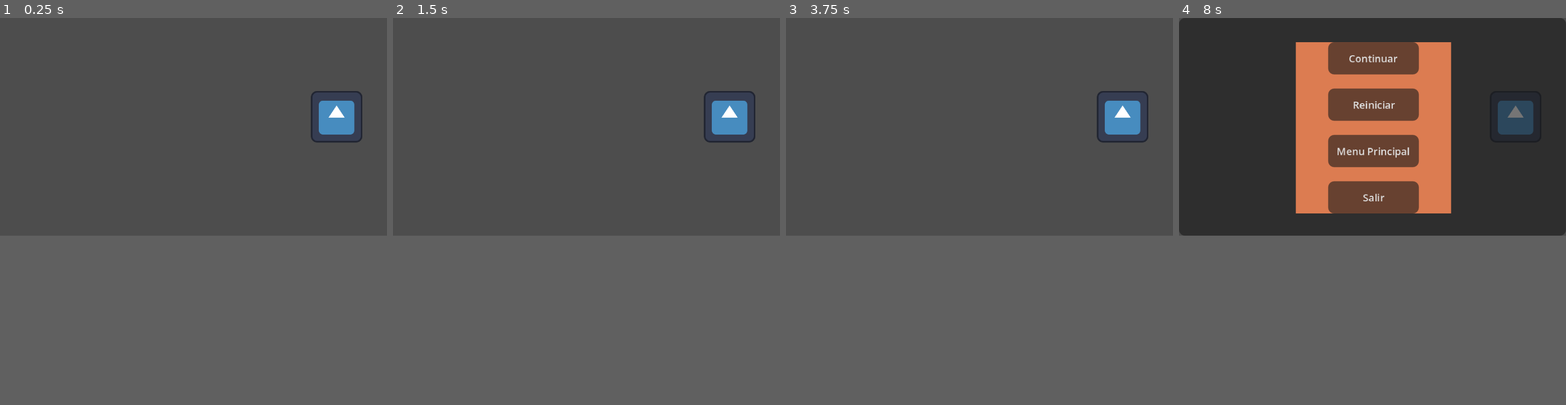
Above: before the commit, frames 1-4 (left to right).
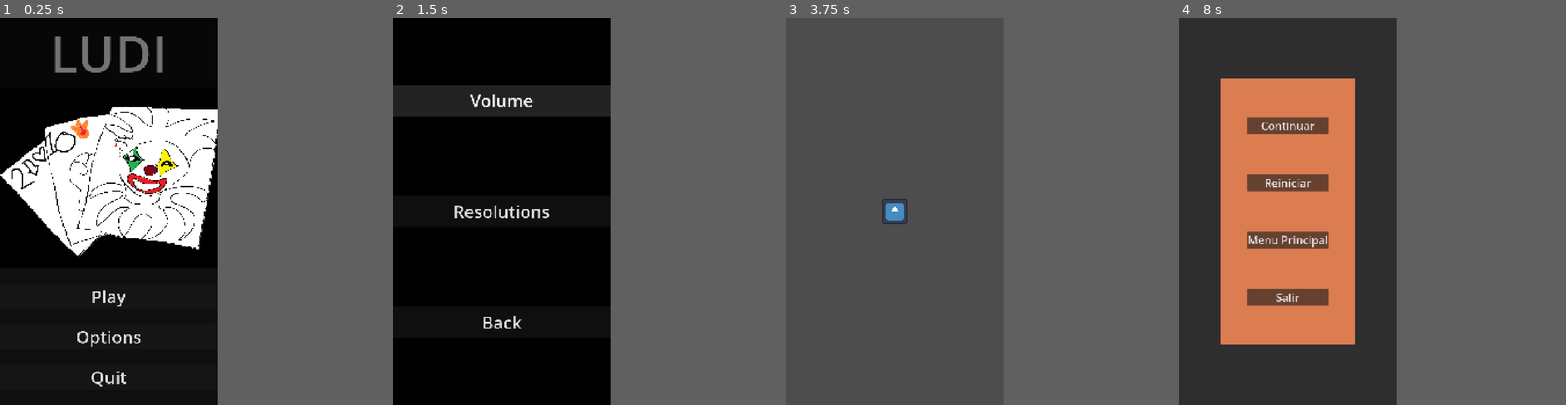
Above: after the commit, the same moments.

Repository: Marckycat/game-small-ludi-
Game: Godot game, scene res://Escenas/MainMenu.tscn
Two runs of this game, one before a commit and one after it. Both use one fixed random seed, a clock stepped at 60 frames per second and the inputs below. Before the commit the project starts from res://Escenas/Test_gameplay.tscn. The engine's default icon, where the game draws it, is replaced by a stand-in: a white triangle on a blue panel in a dark square.
Inputs (mouse positions are in pixels of both pictures, inside the frame that each line leads up to):
- Up to frame 1 (0.25 s): no input
- Up to frame 2 (1.5 s): click (586, 196) at 0.5 s, where only the run after the commit has a clickable "Options"; click (586, 64) at 1.25 s, where only the run after the commit has a clickable "Volume"
- Up to frame 3 (3.75 s): click (979, 126) at 2 s, where only the run after the commit has a clickable "Resolutions"; click (979, 188) at 2.75 s, where only the run after the commit has a clickable "Back"; click (979, 172) at 3.5 s, where only the run after the commit has a clickable "Play"
- Up to frame 4 (8 s): tap Enter at 4.25, 5.75, 7.25 s; move the mouse to (1515, 118) at 4.27 s; click (1515, 118) at 4.42 s; tap Space at 5, 6.5 s; move the mouse to (1295, 137) at 5.02 s; click (1295, 137) at 5.17 s; move the mouse to (1411, 79) at 5.77 s; click (1411, 79) at 5.92 s; move the mouse to (1353, 168) at 6.52 s; click (1353, 168) at 6.67 s; move the mouse to (1488, 161) at 7.27 s; click (1488, 161) at 7.42 s; tap Escape (Pause) at 7.9 s
In our replay, the window is 800x450 before the commit and 450x800 after it. These sizes can differ from the game's own. Grey fills any space a smaller window leaves; there, only what the larger window draws over its background counts as a difference.

The runs differ from the first frame. In frame 1, 34% of the frame differs, in the area x 0-94%, y 0-96%; in frame 2, 33%; in frame 3, 1.3%; in frame 4, 34%, in the area x 0-100%, y 0-85%.

Commit message:
Agregacion principal del menu

Diff:
--- /dev/null
+++ b/Assets/Prefabs/prueba_carta.tscn
@@ -0,0 +1,18 @@
+[gd_scene format=3 uid="uid://xcg445254h8b"]
+
+[ext_resource type="Script" uid="uid://du3pm23g8sh75" path="res://Scripts/MoveObject.gd" id="1_slby7"]
+[ext_resource type="Texture2D" uid="uid://bsukmlwqsngsh" path="res://icon.svg" id="2_rq0n0"]
+
+[sub_resource type="RectangleShape2D" id="RectangleShape2D_bhunq"]
+size = Vector2(135, 132)
+
+[node name="PruebaCarta" type="Area2D" unique_id=2063196927]
+script = ExtResource("1_slby7")
+
+[node name="Sprite2D" type="Sprite2D" parent="." unique_id=654615163]
+texture = ExtResource("2_rq0n0")
+
+[node name="CollisionShape2D" type="CollisionShape2D" parent="." unique_id=1484151792]
+visible = false
+position = Vector2(-0.5, -1)
+shape = SubResource("RectangleShape2D_bhunq")
--- a/Escenas/MainMenu.tscn
+++ b/Escenas/MainMenu.tscn
@@ -1,4 +1,10 @@
 [gd_scene format=3 uid="uid://csls8kq5mv64l"]
+
+[ext_resource type="Script" uid="uid://b4kv3gxpxtby1" path="res://Scripts/MainMenu.gd" id="1_3bb84"]
+[ext_resource type="Texture2D" uid="uid://yrwl3bh6v2tv" path="res://Assets/SpritesLogo/IconoGame.png" id="2_jg0v5"]
+
+[sub_resource type="StyleBoxFlat" id="StyleBoxFlat_bhunq"]
+bg_color = Color(0, 0, 0, 1)
 
 [node name="Control" type="Control" unique_id=1584326373]
 layout_mode = 3
@@ -7,3 +13,83 @@
 anchor_bottom = 1.0
 grow_horizontal = 2
 grow_vertical = 2
+script = ExtResource("1_3bb84")
+
+[node name="Panel" type="Panel" parent="." unique_id=297267075]
+layout_mode = 1
+anchors_preset = 15
+anchor_right = 1.0
+anchor_bottom = 1.0
+grow_horizontal = 2
+grow_vertical = 2
+theme_override_styles/panel = SubResource("StyleBoxFlat_bhunq")
+
+[node name="LineEdit" type="LineEdit" parent="Panel" unique_id=1149597526]
+custom_minimum_size = Vector2(0, 200)
+layout_mode = 1
+anchors_preset = 10
+anchor_right = 1.0
+offset_top = -3.0
+offset_bottom = 347.0
+grow_horizontal = 2
+theme_override_constants/outline_size = 9
+theme_override_font_sizes/font_size = 250
+text = "LUDI"
+alignment = 1
+editable = false
+expand_to_text_length = true
+
+[node name="PanelContainer" type="PanelContainer" parent="." unique_id=402596978]
+layout_mode = 1
+anchors_preset = 12
+anchor_top = 1.0
+anchor_right = 1.0
+anchor_bottom = 1.0
+offset_top = -677.0
+grow_horizontal = 2
+grow_vertical = 0
+
+[node name="VBoxContainer" type="VBoxContainer" parent="PanelContainer" unique_id=238510655]
+layout_mode = 2
+size_flags_vertical = 4
+theme_override_constants/separation = 75
+
+[node name="Play" type="Button" parent="PanelContainer/VBoxContainer" unique_id=181571642]
+custom_minimum_size = Vector2(0, 125)
+layout_mode = 2
+size_flags_vertical = 4
+theme_override_font_sizes/font_size = 85
+text = "Play"
+
+[node name="Options" type="Button" parent="PanelContainer/VBoxContainer" unique_id=1613534211]
+custom_minimum_size = Vector2(0, 125)
+layout_mode = 2
+size_flags_vertical = 4
+theme_override_font_sizes/font_size = 85
+text = "Options"
+
+[node name="Quit" type="Button" parent="PanelContainer/VBoxContainer" unique_id=1669885923]
+custom_minimum_size = Vector2(0, 125)
+layout_mode = 2
+size_flags_vertical = 4
+theme_override_font_sizes/font_size = 85
+text = "Quit"
+
+[node name="TextureRect" type="TextureRect" parent="." unique_id=1329332169]
+layout_mode = 1
+anchors_preset = 8
+anchor_left = 0.5
+anchor_top = 0.5
+anchor_right = 0.5
+anchor_bottom = 0.5
+offset_left = -561.0
+offset_top = -542.0
+offset_right = 561.0
+offset_bottom = 232.0
+grow_horizontal = 2
+grow_vertical = 2
+texture = ExtResource("2_jg0v5")
+
+[connection signal="pressed" from="PanelContainer/VBoxContainer/Play" to="." method="_on_play_pressed"]
+[connection signal="pressed" from="PanelContainer/VBoxContainer/Options" to="." method="_on_options_pressed"]
+[connection signal="pressed" from="PanelContainer/VBoxContainer/Quit" to="." method="_on_quit_pressed"]
--- a/Escenas/MenuPause.tscn
+++ b/Escenas/MenuPause.tscn
@@ -31,10 +31,10 @@
 anchor_top = 0.5
 anchor_right = 0.5
 anchor_bottom = 0.5
-offset_left = -38.5
-offset_top = -42.5
-offset_right = 38.5
-offset_bottom = 42.5
+offset_left = -331.0
+offset_top = -661.5
+offset_right = 331.0
+offset_bottom = 661.5
 grow_horizontal = 2
 grow_vertical = 2
 theme_override_styles/panel = SubResource("StyleBoxFlat_bhunq")
@@ -42,26 +42,31 @@
 [node name="VBoxContainer" type="VBoxContainer" parent="PanelContainer" unique_id=1560865914]
 layout_mode = 2
 size_flags_horizontal = 4
-theme_override_constants/separation = 7
+size_flags_vertical = 4
+theme_override_constants/separation = 200
 
 [node name="Continue" type="Button" parent="PanelContainer/VBoxContainer" unique_id=376204132]
+custom_minimum_size = Vector2(0, 58)
 layout_mode = 2
-theme_override_font_sizes/font_size = 5
+theme_override_font_sizes/font_size = 55
 text = "Continuar"
 
 [node name="Reboot" type="Button" parent="PanelContainer/VBoxContainer" unique_id=1161530493]
+custom_minimum_size = Vector2(0, 58)
 layout_mode = 2
-theme_override_font_sizes/font_size = 5
+theme_override_font_sizes/font_size = 55
 text = "Reiniciar"
 
 [node name="MainMenu" type="Button" parent="PanelContainer/VBoxContainer" unique_id=1320830282]
+custom_minimum_size = Vector2(0, 58)
 layout_mode = 2
-theme_override_font_sizes/font_size = 5
+theme_override_font_sizes/font_size = 55
 text = "Menu Principal"
 
 [node name="Quit" type="Button" parent="PanelContainer/VBoxContainer" unique_id=629453115]
+custom_minimum_size = Vector2(0, 58)
 layout_mode = 2
-theme_override_font_sizes/font_size = 5
+theme_override_font_sizes/font_size = 55
 text = "Salir"
 
 [connection signal="pressed" from="PanelContainer/VBoxContainer/Continue" to="." method="_on_continue_pressed"]
--- /dev/null
+++ b/Escenas/Options.tscn
@@ -0,0 +1,59 @@
+[gd_scene format=3 uid="uid://b8psfrfe72k7c"]
+
+[ext_resource type="Script" uid="uid://bkn0eftbeta5g" path="res://Scripts/Options.gd" id="1_cgap8"]
+
+[sub_resource type="StyleBoxFlat" id="StyleBoxFlat_bhunq"]
+bg_color = Color(0, 0, 0, 1)
+
+[node name="Control" type="Control" unique_id=1584326373]
+layout_mode = 3
+anchors_preset = 15
+anchor_right = 1.0
+anchor_bottom = 1.0
+grow_horizontal = 2
+grow_vertical = 2
+script = ExtResource("1_cgap8")
+
+[node name="PanelContainer" type="PanelContainer" parent="." unique_id=402596978]
+layout_mode = 1
+anchors_preset = 15
+anchor_right = 1.0
+anchor_bottom = 1.0
+grow_horizontal = 2
+grow_vertical = 2
+
+[node name="Panel" type="Panel" parent="PanelContainer" unique_id=297267075]
+layout_mode = 2
+theme_override_styles/panel = SubResource("StyleBoxFlat_bhunq")
+
+[node name="VBoxContainer" type="VBoxContainer" parent="PanelContainer" unique_id=238510655]
+layout_mode = 2
+size_flags_vertical = 4
+theme_override_constants/separation = 395
+
+[node name="Volume" type="Button" parent="PanelContainer/VBoxContainer" unique_id=181571642]
+custom_minimum_size = Vector2(0, 155)
+layout_mode = 2
+size_flags_vertical = 4
+theme_override_font_sizes/font_size = 85
+text = "Volume"
+
+[node name="Resolutions" type="Button" parent="PanelContainer/VBoxContainer" unique_id=1613534211]
+custom_minimum_size = Vector2(0, 155)
+layout_mode = 2
+size_flags_vertical = 4
+theme_override_font_sizes/font_size = 85
+text = "Resolutions
+"
+
+[node name="Back" type="Button" parent="PanelContainer/VBoxContainer" unique_id=1669885923]
+custom_minimum_size = Vector2(0, 155)
+layout_mode = 2
+size_flags_vertical = 4
+theme_override_font_sizes/font_size = 85
+text = "Back"
+
+[connection signal="pressed" from="PanelContainer/VBoxContainer/Volume" to="." method="_on_play_pressed"]
+[connection signal="pressed" from="PanelContainer/VBoxContainer/Resolutions" to="." method="_on_options_pressed"]
+[connection signal="pressed" from="PanelContainer/VBoxContainer/Back" to="." method="_on_back_pressed"]
+[connection signal="pressed" from="PanelContainer/VBoxContainer/Back" to="." method="_on_quit_pressed"]
--- a/Escenas/Test_gameplay.tscn
+++ b/Escenas/Test_gameplay.tscn
@@ -1,15 +1,13 @@
 [gd_scene format=3 uid="uid://cypjfggj3iyct"]
 
-[ext_resource type="PackedScene" uid="uid://da5gao2mueqpv" path="res://Assets/Pruebas de objetos/area_2d_(carta_de_prueba).tscn" id="1_j1p3a"]
+[ext_resource type="PackedScene" uid="uid://xcg445254h8b" path="res://Assets/Prefabs/prueba_carta.tscn" id="1_n3j30"]
 [ext_resource type="PackedScene" uid="uid://bc7jx4mtxw6si" path="res://Escenas/MenuPause.tscn" id="2_n3j30"]
 
 [node name="Test_gameplay" type="Node2D" unique_id=431069004]
 
+[node name="PruebaCarta" parent="." unique_id=2063196927 instance=ExtResource("1_n3j30")]
+
 [node name="Camera2D" type="Camera2D" parent="." unique_id=1364219559]
-position = Vector2(96, 54)
-
-[node name="Area2D (Carta de Prueba)" parent="." unique_id=1247127088 instance=ExtResource("1_j1p3a")]
-position = Vector2(167, 49)
 
 [node name="CanvasLayer" type="CanvasLayer" parent="." unique_id=761567368]
 
--- /dev/null
+++ b/Scripts/MainMenu.gd
@@ -0,0 +1,14 @@
+extends Control
+
+
+
+func _on_play_pressed() -> void:
+	get_tree().change_scene_to_file("res://Escenas/Test_gameplay.tscn")
+
+
+func _on_options_pressed() -> void:
+	get_tree().change_scene_to_file("res://Escenas/Options.tscn")
+
+
+func _on_quit_pressed() -> void:
+	get_tree().quit()
--- /dev/null
+++ b/Scripts/Options.gd
@@ -0,0 +1,6 @@
+extends Control
+
+
+
+func _on_back_pressed() -> void:
+	get_tree().change_scene_to_file("res://Escenas/MainMenu.tscn")
--- a/project.godot
+++ b/project.godot
@@ -11,14 +11,14 @@
 [application]
 
 config/name="Game-Small(Ludi)"
-run/main_scene="uid://cypjfggj3iyct"
+run/main_scene="uid://csls8kq5mv64l"
 config/features=PackedStringArray("4.7", "Mobile")
 config/icon="res://icon.svg"
 
 [display]
 
-window/size/viewport_width=192
-window/size/viewport_height=108
+window/size/viewport_width=1080
+window/size/viewport_height=1920
 window/size/window_width_override=1280
 window/size/window_height_override=720
 window/stretch/mode="canvas_items"
Binary file added: Assets/SpritesLogo/IconoGame.png
Not shown, added: Assets/SpritesLogo/IconoGame.png.import
Not shown, added: Scripts/MainMenu.gd.uid
Not shown, added: Scripts/Options.gd.uid
